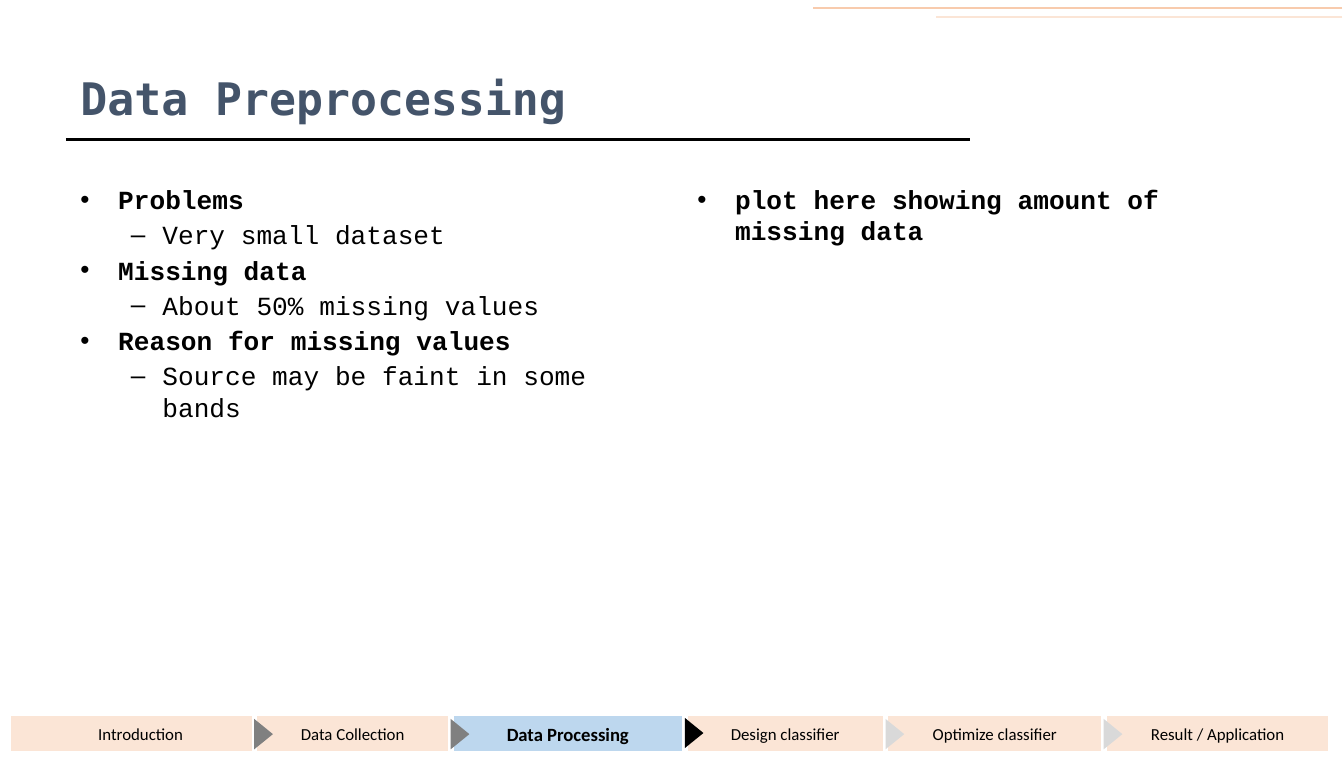
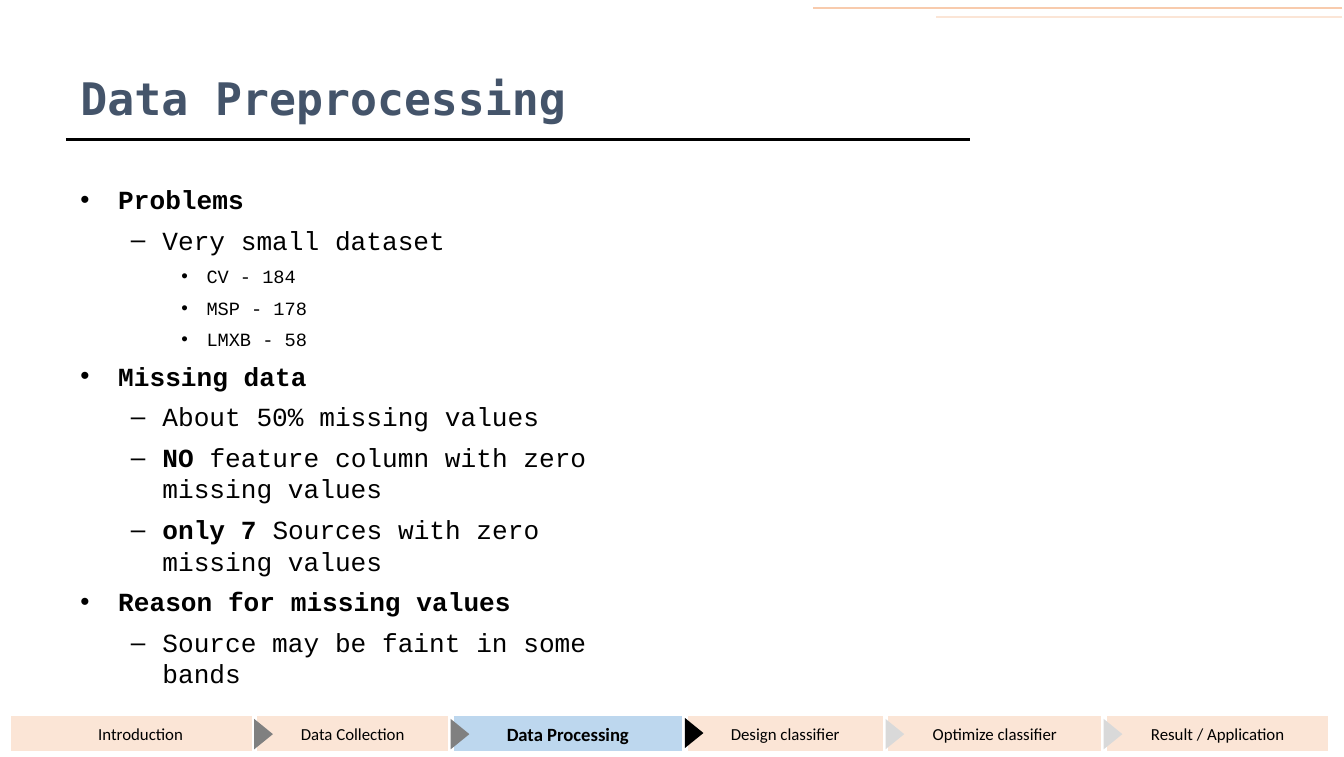
Before and after one commit to KumaranShivam5/gemini, a slide deck: slide 23 of presentation/end_sem_dec_2021/ppt_draft_backup.pptx (slide 20 before the commit). Drawn at 1344x757 pixels with LibreOffice and Linux fonts; fonts in the diff are those of the drawing. Boxes give left, top, right and bottom in pixels: in the first picture for what was removed or moved away, otherwise in the second. Text is boxed around its words. In the diff, an @@ line names an element or a change of style, - is before the commit and + after.

```diff
--- a/presentation/end_sem_dec_2021/ppt_draft_backup.pptx
+++ b/presentation/end_sem_dec_2021/ppt_draft_backup.pptx
@@ text at [118, 191, 586, 684]: more space between paragraphs @@
@@ text removed at [735, 191, 1158, 246] @@
-• plot here showing amount of missing data
@@ text at [207, 270, 307, 346]: paragraphs added @@
+    • CV - 184
+    • MSP - 178
+    • LMXB - 58
@@ text at [162, 449, 586, 577]: paragraphs added @@
+  – NO feature column with zero missing values
+  – only 7 Sources with zero missing values
```
Also in this commit, not shown: 53 other slides changed, 9 slides added, 1 slide removed, 15 other files.
